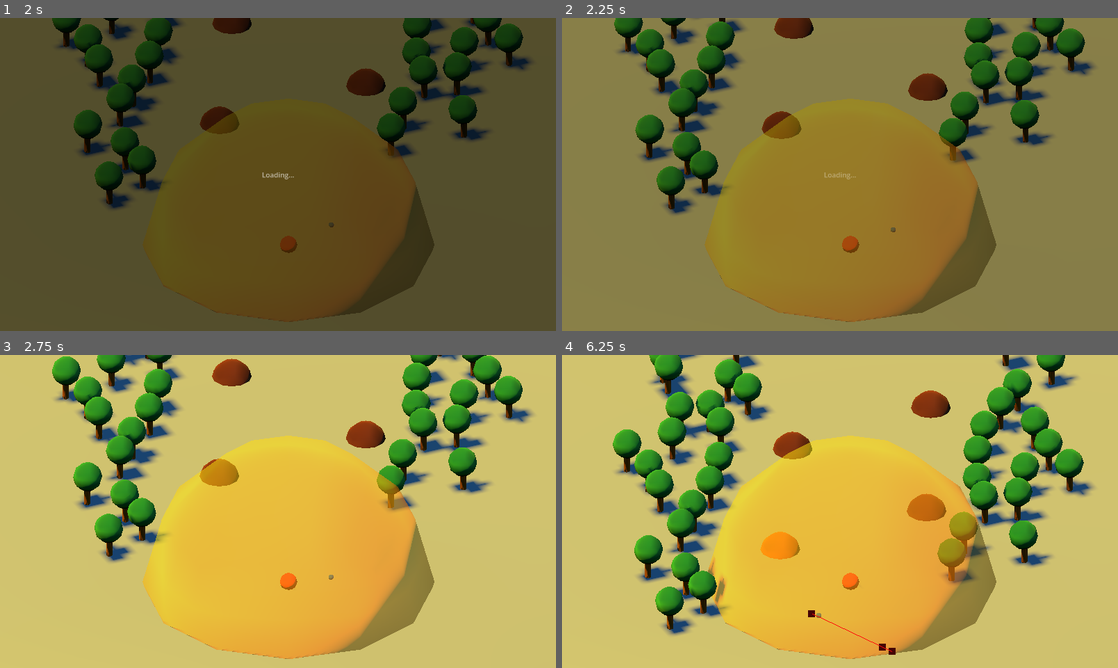
Above: before the commit, frames 1-4 (two rows, left to right).
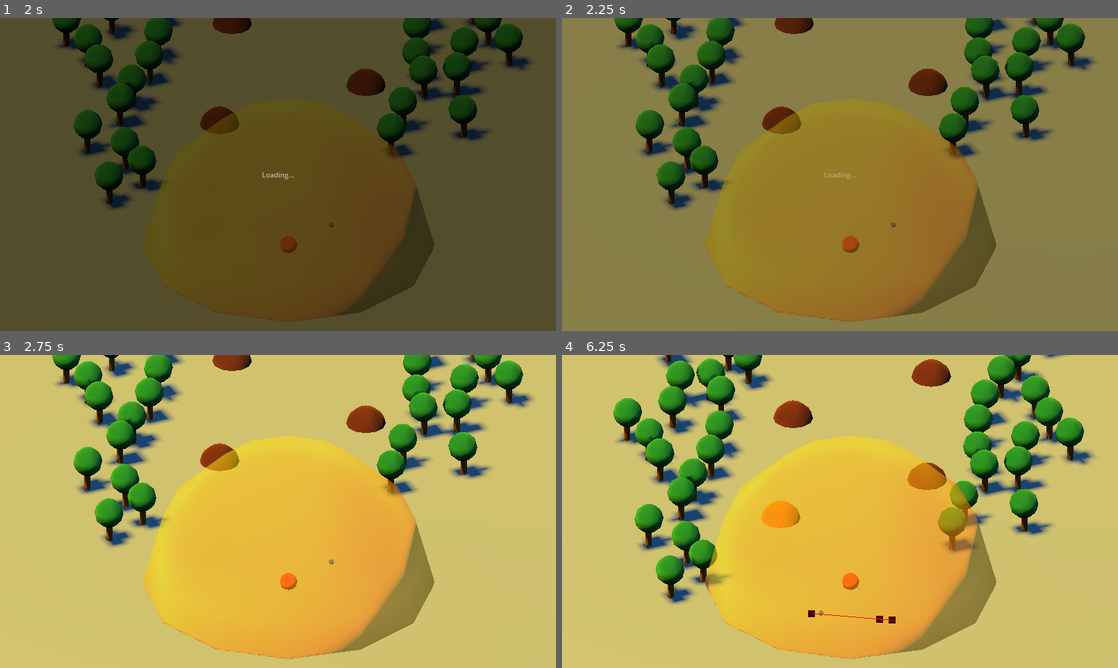
Above: after the commit, the same moments.

Repository: hubacekjakub/Godot-TreeLoverJourney
Game: Godot game, scene res://levels/main_menu.tscn
Same seed, same stepped clock (60 frames per second), same inputs: the game is played once before the commit and once after it.
Inputs (mouse positions are in pixels of both pictures, inside the frame that each line leads up to):
- Up to frame 1 (2 s): click "Start" at 0.5 s; click "Start" at 1.25 s
- Up to frame 2 (2.25 s): move the mouse to (962, 158) at 2.02 s; hold D (move_right) from 2.03 s (still down); click (962, 158) at 2.17 s
- Up to frame 3 (2.75 s): keep holding D (move_right)
- Up to frame 4 (6.25 s): move the mouse to (728, 527) at 2.77 s; release D (move_right) at 2.78 s; hold S (move_back) 2.78-3.53 s; move the mouse to (895, 442) at 3.52 s; hold D (move_right) 3.53-4.28 s; move the mouse to (812, 574) at 4.27 s; hold W (move_forward) 4.28-5.03 s; click (812, 574) at 4.42 s; move the mouse to (1006, 558) at 5.02 s; hold A (move_left) from 5.03 s (still down); move the mouse to (673, 464) at 5.77 s

Frame 1 is identical in both runs. In frame 2, 8.5% of the frame differs, in the area x 9-96%, y 0-98%; in frame 3, 17%; in frame 4, 27%.

Commit message:
Fix level begin issue when load from main menu

Diff:
--- a/scripts/autoload/global.gd
+++ b/scripts/autoload/global.gd
@@ -1,12 +1,13 @@
 extends Node
 
 @export var resting_places: Array[RestingPlace]
+@export var begin_wait_time: float = 3.5
 
 var current_resting_place_index: int = 0
 
 func _ready() -> void:
 	SignalBus.resting_place_reached.connect(handle_on_resting_place_reached)
-	await get_tree().create_timer(2).timeout
+	await get_tree().create_timer(begin_wait_time).timeout
 
 	if resting_places.size() > 0:
 		SignalBus.new_resting_place_set.emit(resting_places[current_resting_place_index])
@@ -26,3 +27,7 @@
 
 func get_game_version() -> Variant:
 	return ProjectSettings.get_setting("application/config/version")
+
+func set_resting_places(new_resting_places: Array) -> void:
+	resting_places = new_resting_places
+	SignalBus.new_resting_place_set.emit(resting_places[current_resting_place_index])
--- a/scripts/main_level.gd
+++ b/scripts/main_level.gd
@@ -6,4 +6,4 @@
 @onready var nositka: Stretcher = $Nositka
 
 func _enter_tree() -> void:
-	Global.resting_places = resting_places
+	Global.set_resting_places(resting_places)
Not shown: 1 places in levels/main_menu.tscn that only renumber resources
